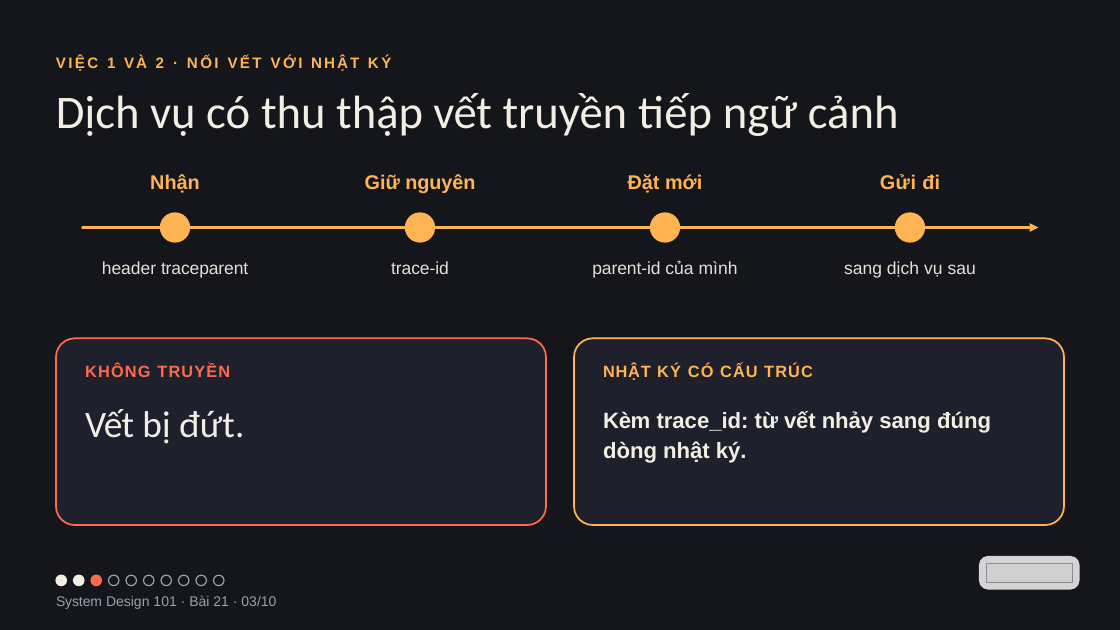
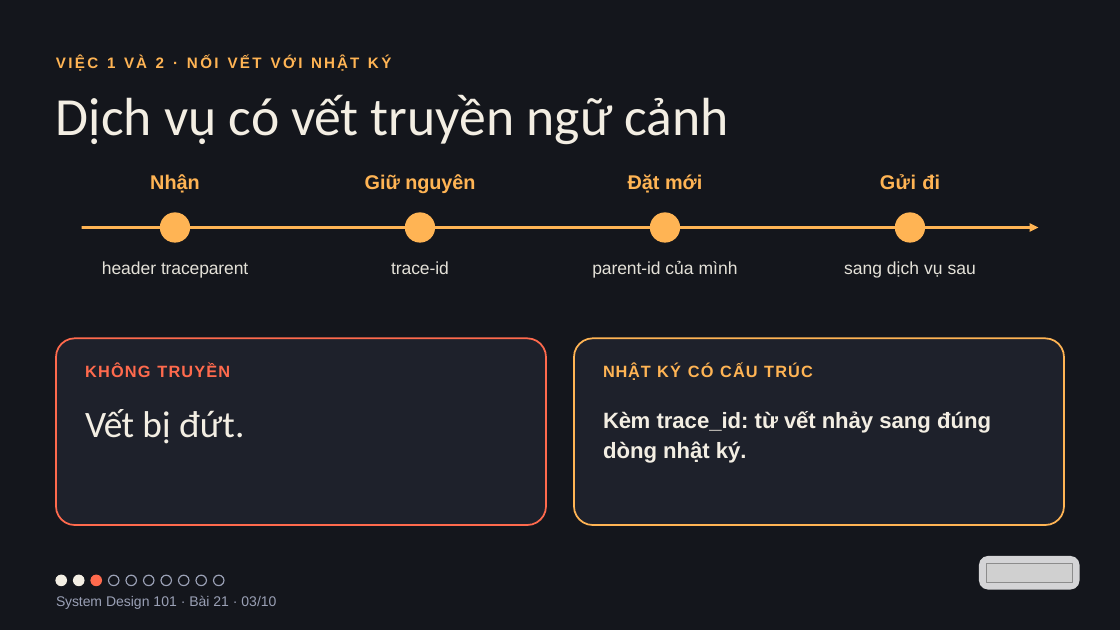
Before and after one commit to vohoailinh90/tool-marketing-studio, a slide deck: slide 3 of system-design-101/vi/lessons/sd-13-021/slides/sd-13-021.pptx. Drawn at 1120x630 pixels with LibreOffice and Linux fonts; fonts in the diff are those of the drawing; grey boxes stand for pictures. Boxes give left, top, right and bottom in pixels: in the first picture for what was removed or moved away, otherwise in the second. Text is boxed around its words. In the diff, an @@ line names an element or a change of style, - is before the commit and + after.

```diff
--- a/system-design-101/vi/lessons/sd-13-021/slides/sd-13-021.pptx
+++ b/system-design-101/vi/lessons/sd-13-021/slides/sd-13-021.pptx
@@ text at bbox=[56, 94, 728, 145]: text changed; size 60 to 69 pt @@
-Dịch vụ có thu thập vết truyền tiếp ngữ cảnh
+Dịch vụ có vết truyền ngữ cảnh
```
Also in this commit, not shown: 3 other slides changed, 4 other files.
